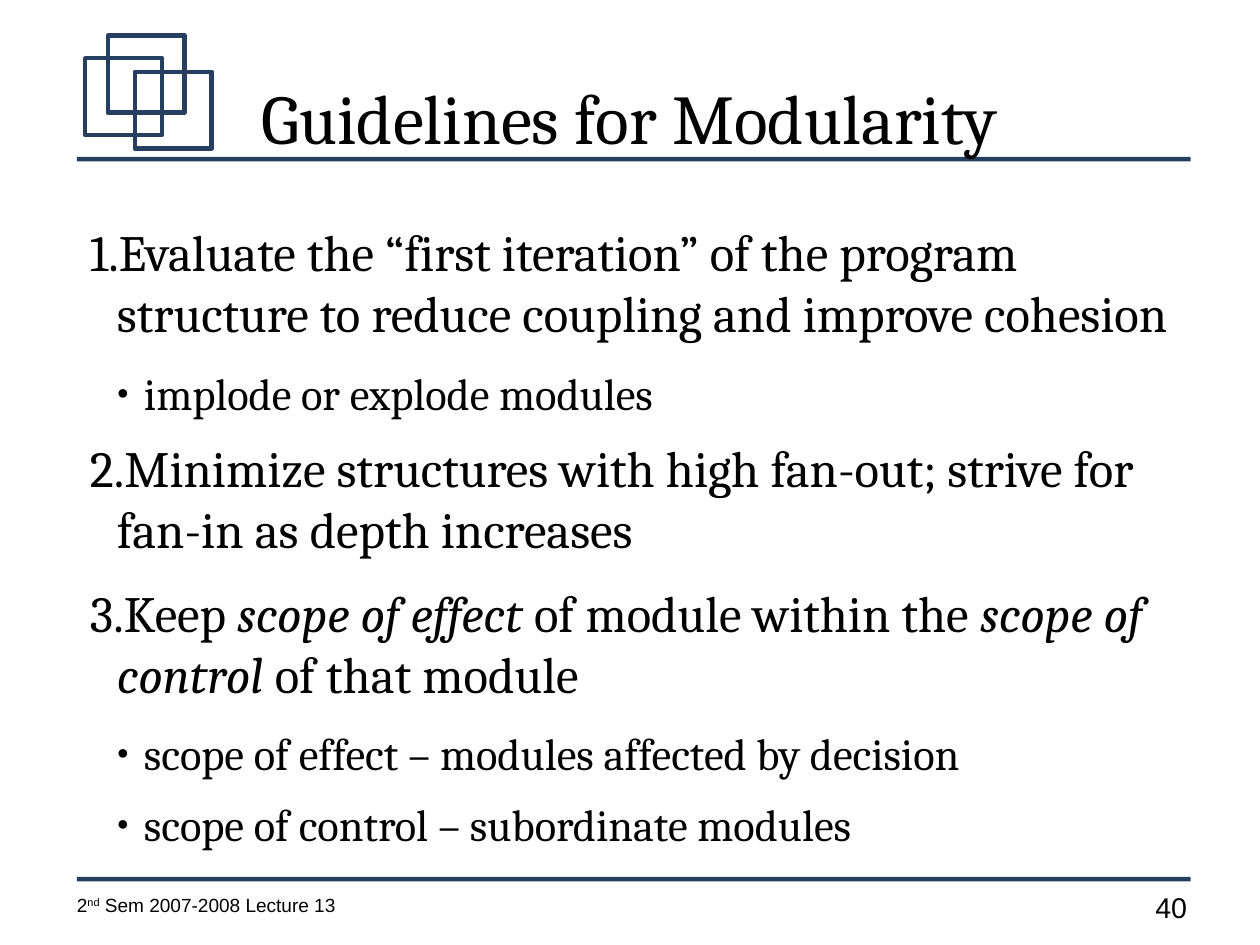
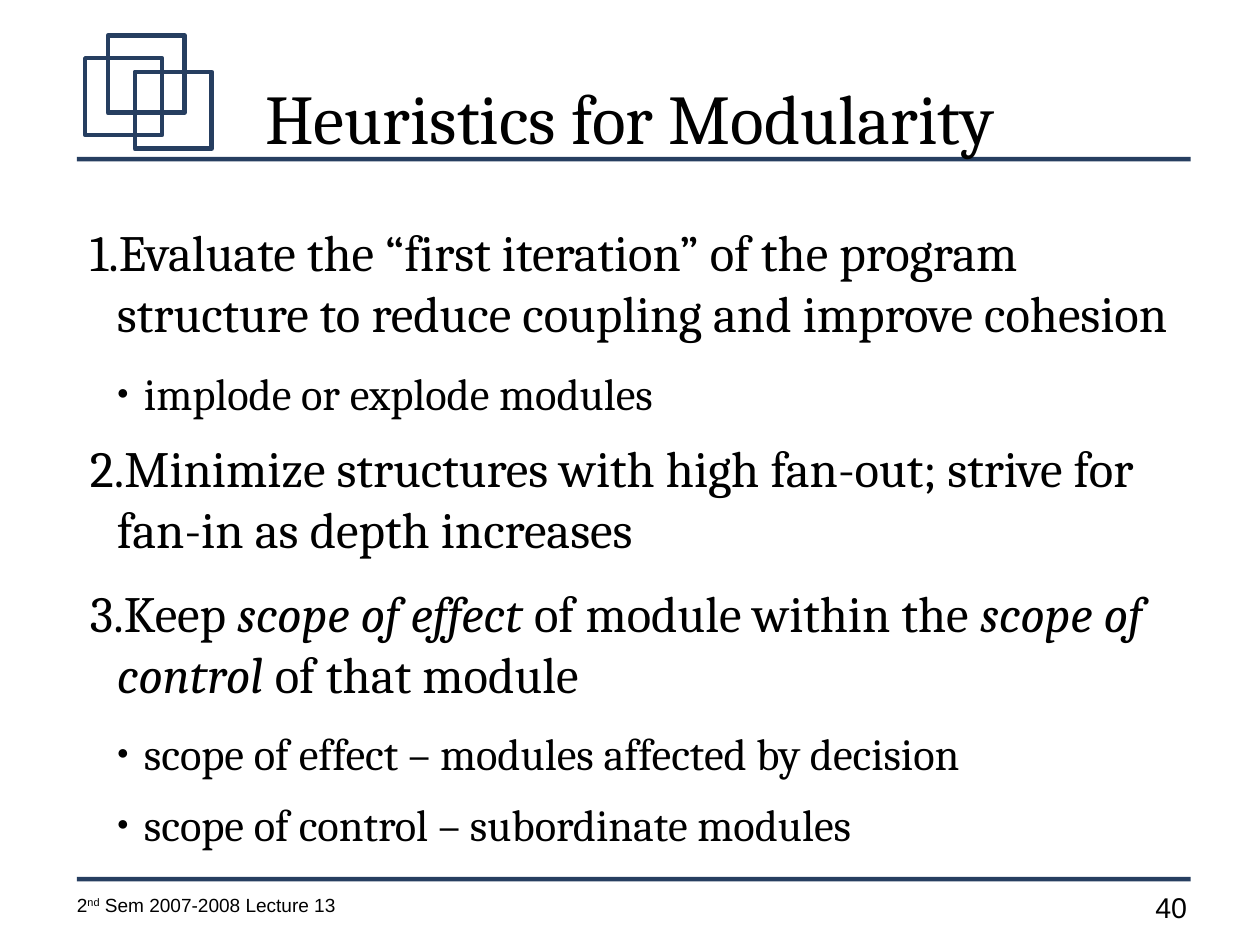
Before and after one commit to jachermocilla/jach-homepage, a slide deck: slide 40 of CMSC128-2nd-Sem-2007-L13.odp. Drawn at 1260x945 pixels with LibreOffice and Linux fonts; fonts in the diff are those of the drawing. Boxes give left, top, right and bottom in pixels: in the first picture for what was removed or moved away, otherwise in the second. Text is boxed around its words. In the diff, an @@ line names an element or a change of style, - is before the commit and + after.

```diff
--- a/CMSC128-2nd-Sem-2007-L13.odp
+++ b/CMSC128-2nd-Sem-2007-L13.odp
@@ title at (x1=265, y1=94, x2=994, y2=159): text changed @@
-Guidelines for Modularity
+Heuristics for Modularity
```
Also in this commit, not shown: 45 other slides changed, 1 other file.
